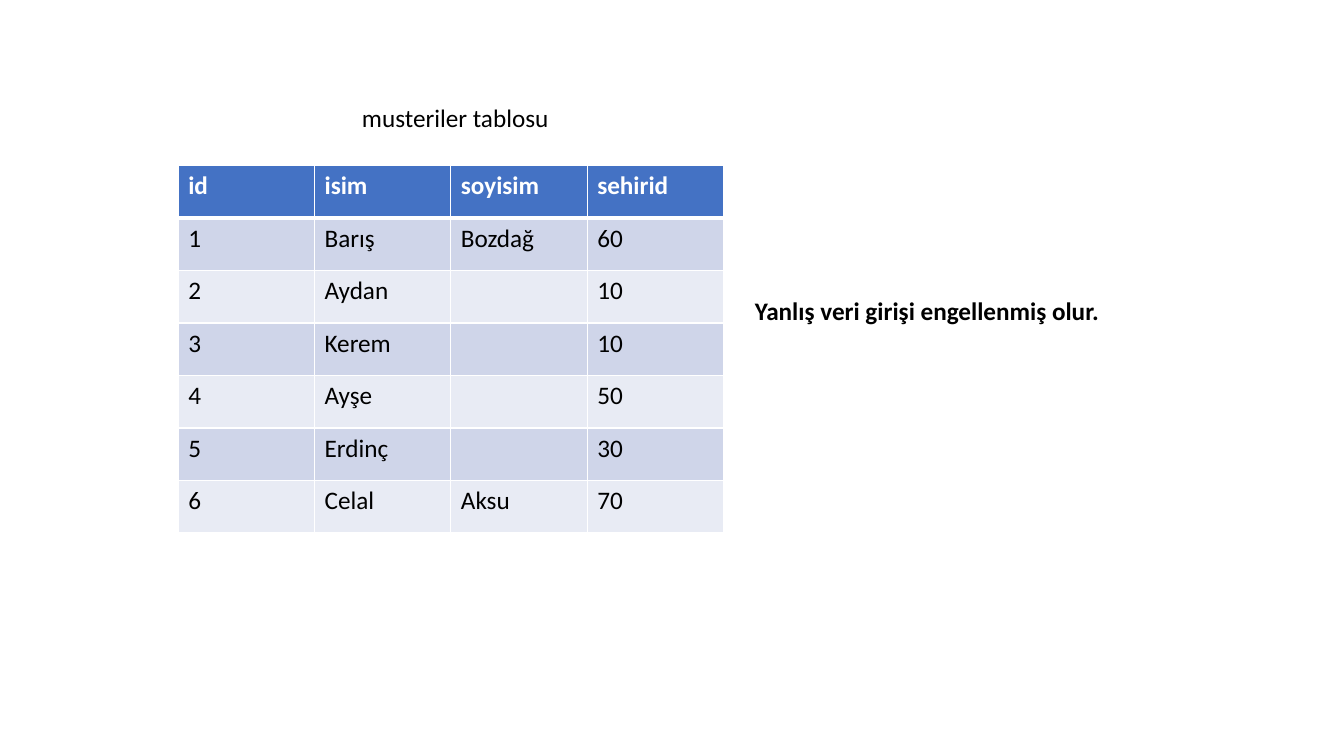
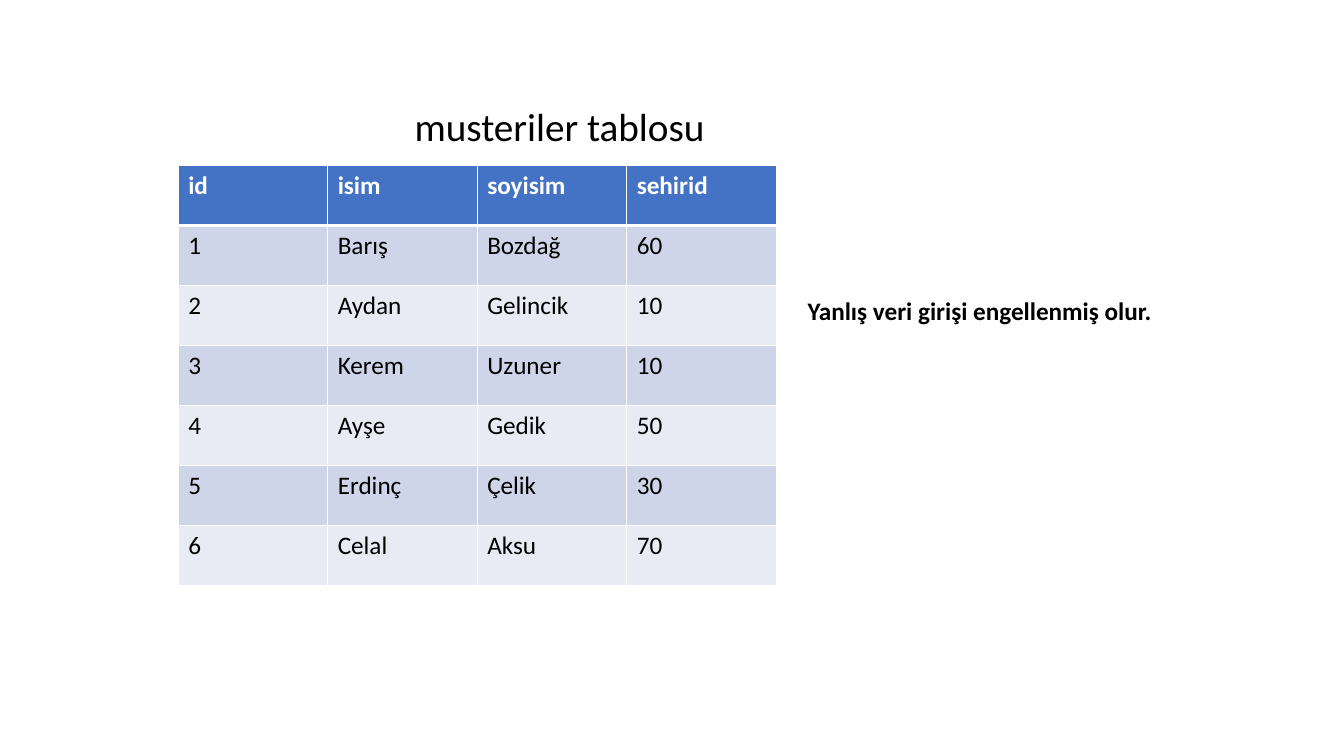
Before and after one commit to celalaksu/Python-Programlama-Kursu, a slide deck: slide 33 of Python txt json Dosyaları ve SQLite Veritabanı.pptx (slide 32 before the commit). Drawn at 1344x756 pixels with LibreOffice and Linux fonts; fonts in the diff are those of the drawing. Boxes give left, top, right and bottom in pixels: in the first picture for what was removed or moved away, otherwise in the second. Text is boxed around its words. In the diff, an @@ line names an element or a change of style, - is before the commit and + after.

```diff
--- a/Python txt json Dosyaları ve SQLite Veritabanı.pptx
+++ b/Python txt json Dosyaları ve SQLite Veritabanı.pptx
@@ text "musteriler tablosu": place and size @@
-text "musteriler tablosu" at [362,109,549,128]
+text "musteriler tablosu" at [415,113,704,142]
@@ text "musteriler tablosu" at [415,113,704,142]: size 18 to 28 pt @@
@@ table at [178,165,775,586] @@
-row 3, column 3: 
+row 3, column 3: Gelincik
-row 4, column 3: 
+row 4, column 3: Uzuner
-row 5, column 3: 
+row 5, column 3: Gedik
-row 6, column 3: 
+row 6, column 3: Çelik
@@ table: place and size @@
-table at [178,165,723,533]
+table at [178,165,775,586]
@@ text "Yanlış veri girişi engellenmiş olur.": place and size @@
-text "Yanlış veri girişi engellenmiş olur." at [755,302,1099,325]
+text "Yanlış veri girişi engellenmiş olur." at [808,302,1152,325]
```
Also in this commit, not shown: 17 other slides changed, 7 slides added, 1 slide removed.
